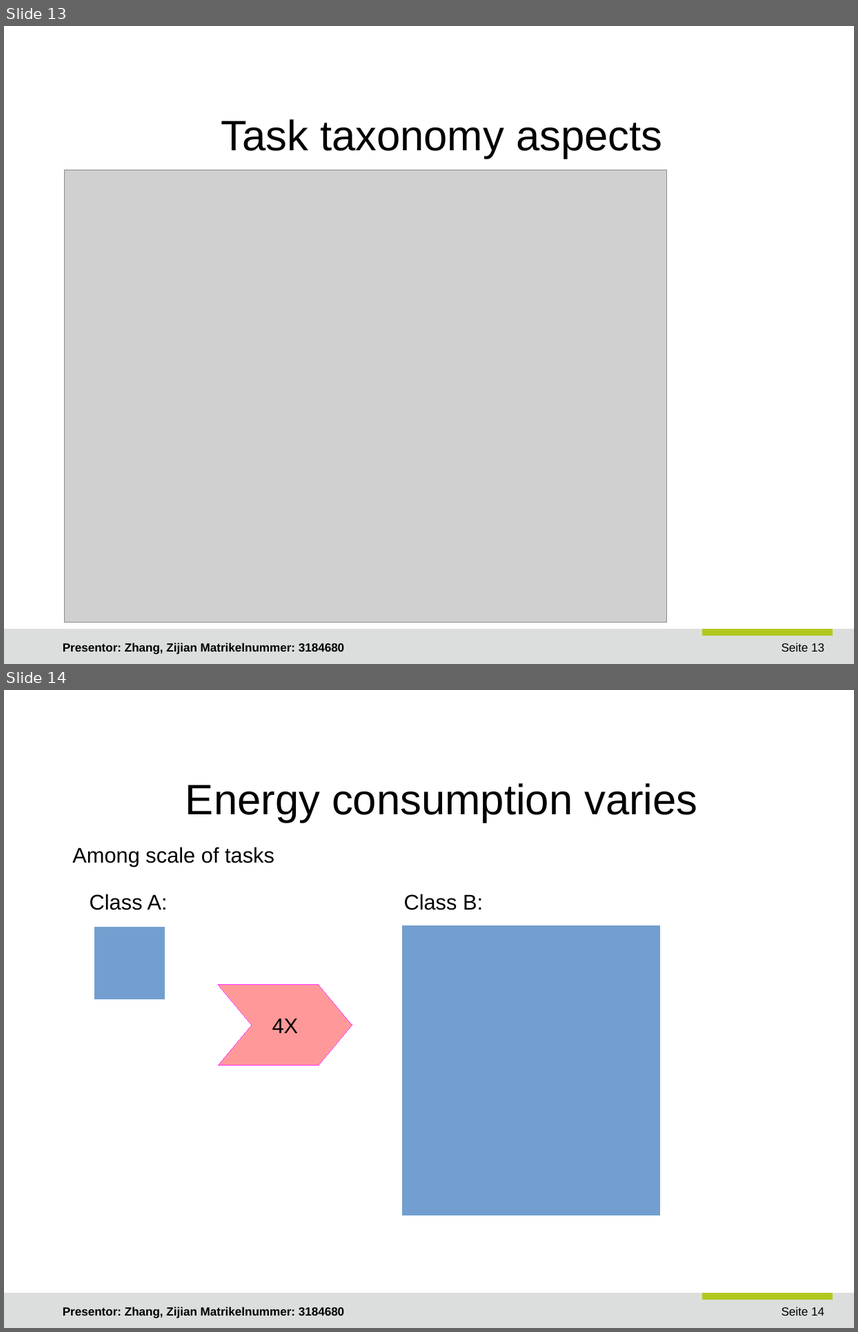
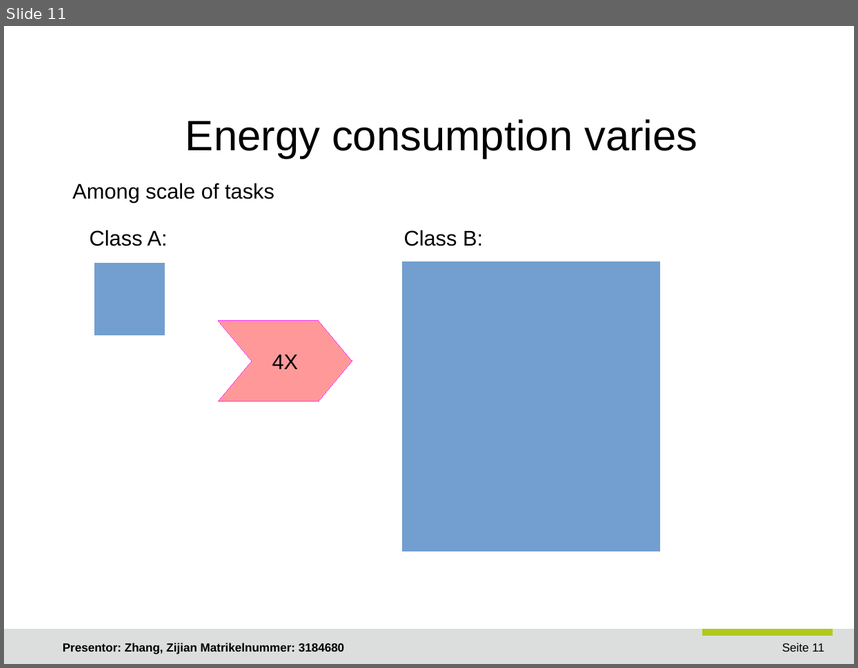
Before and after one commit to JoshuaGhost/hpc_data, a slide deck: presentation/Zhang_Zijian_HPC.odp. Shown one above the other, each under a label of ours: slides 13 and 14 before the commit, slide 11 after it. The pictures are 858x1332 and 858x668 pixels, drawn with LibreOffice and Linux fonts; fonts in the diff are those of the drawing; grey boxes stand for pictures; background and template pictures are left out. Boxes give left, top, right and bottom in pixels: in the first picture for what was removed or moved away, otherwise in the second. Text is boxed around its words. In the diff, an @@ line names an element or a change of style, - is before the commit and + after.

```diff
--- a/presentation/Zhang_Zijian_HPC.odp
+++ b/presentation/Zhang_Zijian_HPC.odp
@@ slide 13 removed at bbox=[4, 26, 854, 664], background #FFFFFF; not listed: 3 template elements that a slide beside it also shows @@
@@ title removed at bbox=[221, 119, 662, 158] @@
-Task taxonomy aspects
@@ picture removed at bbox=[64, 170, 667, 621] @@
@@ text removed at bbox=[63, 642, 344, 654] @@
-Presentor: Zhang, Zijian Matrikelnummer: 3184680
@@ what was slide 14 is now slide 11 @@
@@ page number at bbox=[782, 642, 824, 651]: text changed @@
-Seite 14
+Seite 11
```
Also in this commit, not shown: 2 slides changed, 2 other slides removed, 24 other files.
